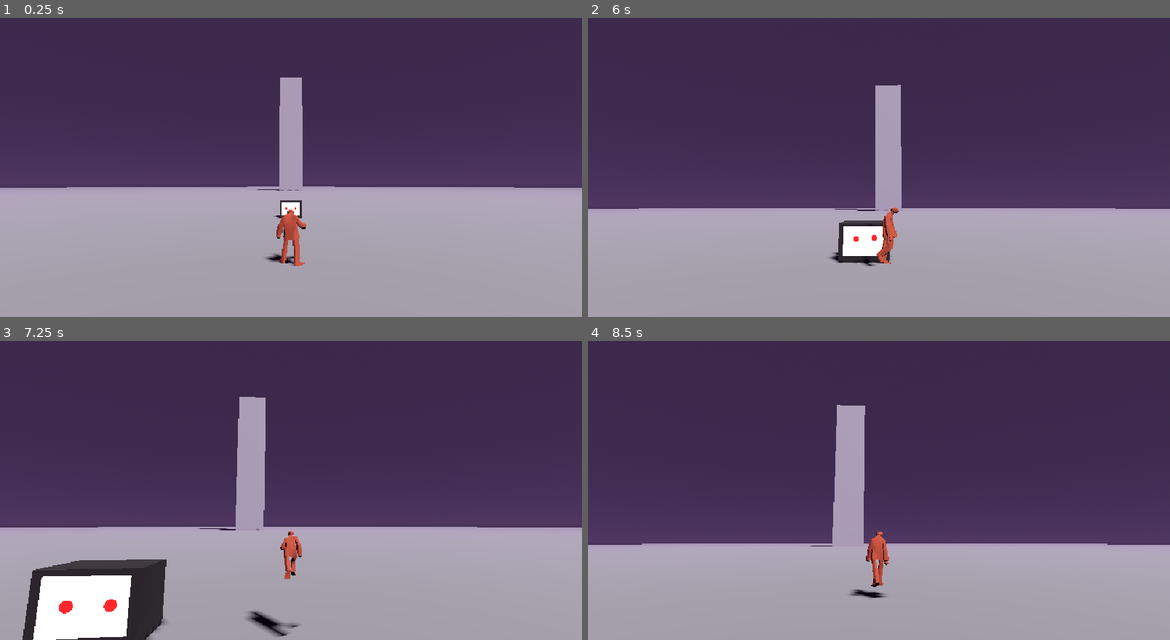
Above: before the commit, frames 1-4 (two rows, left to right).
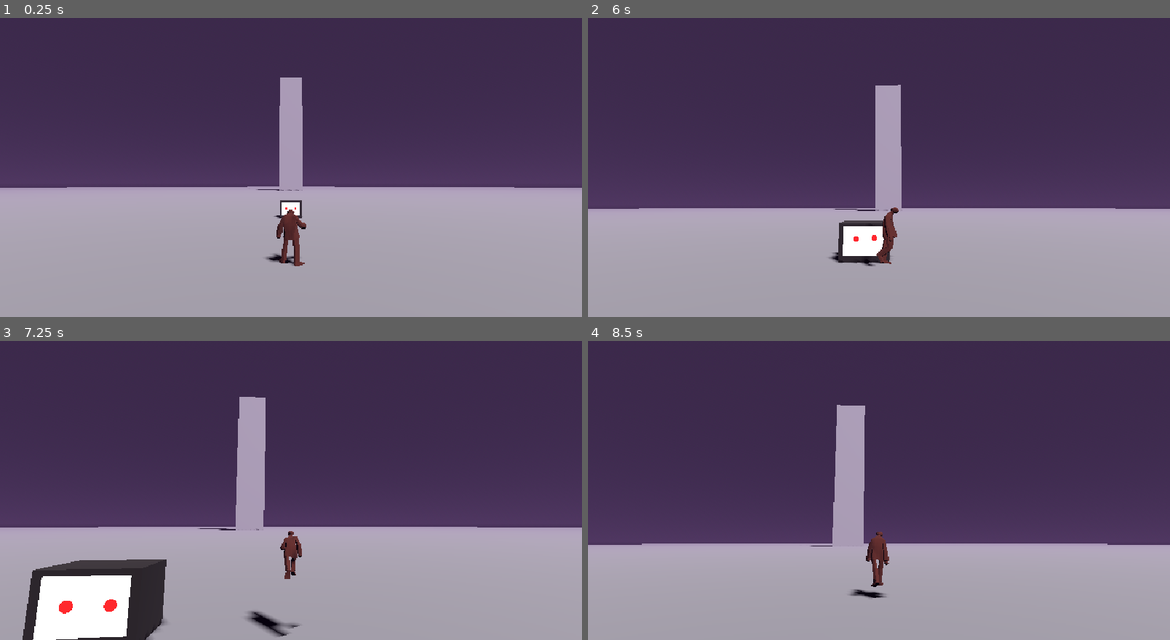
Above: after the commit, the same moments.

Repository: djmabrook/Nixon_game
Game: Godot game, scene res://main.tscn
Two runs of this game, one before a commit and one after it. Both use one fixed random seed, a clock stepped at 60 frames per second and the inputs below.
Inputs (mouse positions are in pixels of both pictures, inside the frame that each line leads up to):
- Up to frame 1 (0.25 s): no input
- Up to frame 2 (6 s): tap Enter at 0.5 s; move the mouse to (908, 152) at 0.52 s; hold Shift (run) 0.53-1.28 s; hold W (move_up) 0.53-5.78 s; move the mouse to (849, 155) at 1.27 s; tap Q (focus) at 1.35 s; tap Shift (run) at 1.55, 2.3, 3.05, 4.55, 5.85 s; move the mouse to (890, 146) at 2.02 s; hold E (interact) 2.03-2.78 s; move the mouse to (873, 158) at 2.77 s; tap K (look_down) at 2.85 s; move the mouse to (919, 158) at 3.52 s; hold Shift (run) 3.53-4.28 s; tap J (look_left) at 3.6 s; move the mouse to (832, 149) at 4.27 s; tap L (look_right) at 4.35 s; move the mouse to (884, 152) at 5.02 s; hold Shift (run) 5.03-5.78 s; tap I (look_up) at 5.1 s; move the mouse to (855, 146) at 5.77 s; hold D (move_right) from 5.78 s (still down)
- Up to frame 3 (7.25 s): move the mouse to (320, 475) at 6.52 s; release D (move_right) at 6.53 s; hold W (move_up) from 6.53 s (still down); hold Shift (run) from 6.53 s (still down)
- Up to frame 4 (8.5 s): keep holding W (move_up); move the mouse to (849, 478) at 7.27 s; release Shift (run) at 7.28 s; tap Q (focus) at 7.35 s; tap Shift (run) at 7.55, 8.3 s; move the mouse to (890, 469) at 8.02 s; hold E (interact) from 8.03 s (still down)

The runs differ from the first frame. In frame 1, 0.5% of the frame differs, in the area x 47-53%, y 64-84%; in frame 2, 0.3%; in frame 3, 0.3%; in frame 4, 0.4%.

Commit message:
Draw the little man dark rust by default
Art direction: mid rust vanishes against sand and crimson once dithered.
DEFAULT_TINT #4a1f12 is applied on load; set_tint() overrides, reset_tint() restores.

Co-Authored-By: Claude Opus 5.5 <noreply@anthropic.com>
Claude-Session: https://claude.ai/code/session_012kYhaMgBxf9kJt3oNN2Ay8

Diff:
--- a/player/little_man_model.gd
+++ b/player/little_man_model.gd
@@ -15,8 +15,11 @@
 	&"climb": ["res://player/model/littleman_climb.glb", true],
 	&"caught": ["res://player/model/littleman_caught.glb", false],
 }
-## His default colour (art direction: rust #a8452a).
+## The colour baked into the model file (mid rust).
 const RUST := Color("a8452a")
+## His default in-game colour: dark rust, so he's the darkest warm silhouette in frame
+## once the dither is on (art direction, 2026-11-12).
+const DEFAULT_TINT := Color("4a1f12")
 
 ## Cross-fade time between clips.
 @export var blend_time := 0.2
@@ -40,6 +43,7 @@
 	if _library == null:
 		_library = _build_library()
 	anim.add_animation_library(&"lm", _library)
+	set_tint(DEFAULT_TINT)
 	play(&"idle", 0.0)
 
 
@@ -56,14 +60,18 @@
 	anim.speed_scale = speed
 
 
-## Recolour the whole figure (a region may draw him near-black). Pass RUST to restore.
+## Recolour the whole figure (a region may draw him near-black). reset_tint() restores the default.
 func set_tint(color: Color) -> void:
 	if _tint_mat == null:
 		_tint_mat = StandardMaterial3D.new()
 		_tint_mat.roughness = 1.0
 	_tint_mat.albedo_color = color
 	for m in _meshes:
-		m.material_override = null if color == RUST else _tint_mat
+		m.material_override = _tint_mat
+
+
+func reset_tint() -> void:
+	set_tint(DEFAULT_TINT)
 
 
 ## Shadow casting for every mesh in the model (Player uses SHADOWS_ONLY for the late shadow).
Not shown, changed: CONVENTIONS.md
